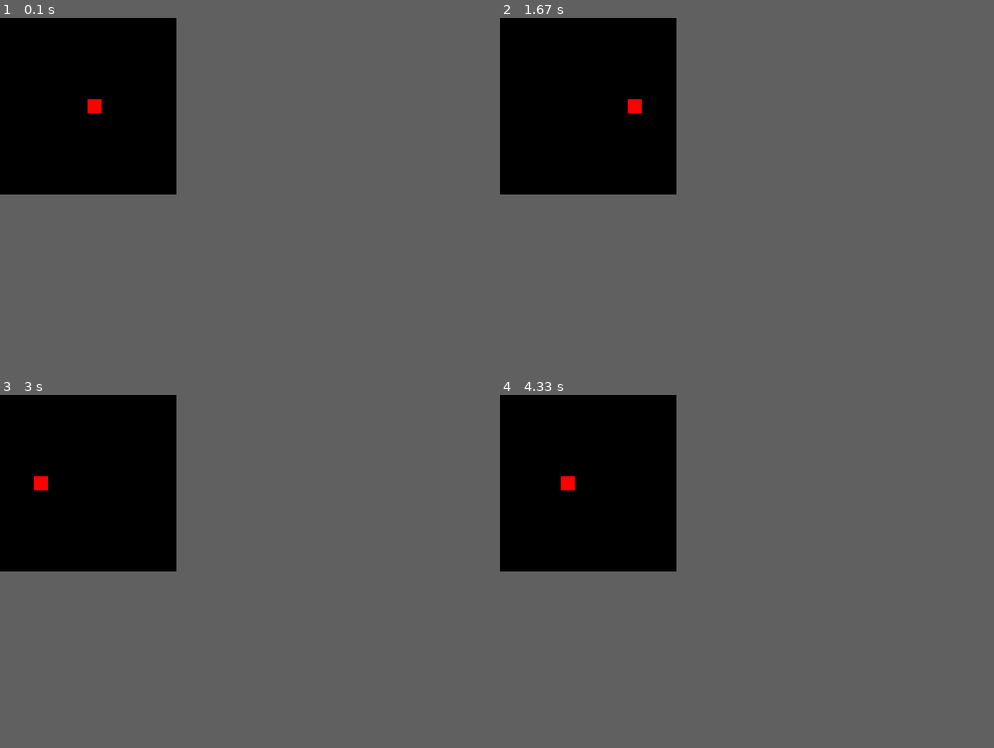
Above: before the commit, frames 1-4 (two rows, left to right).
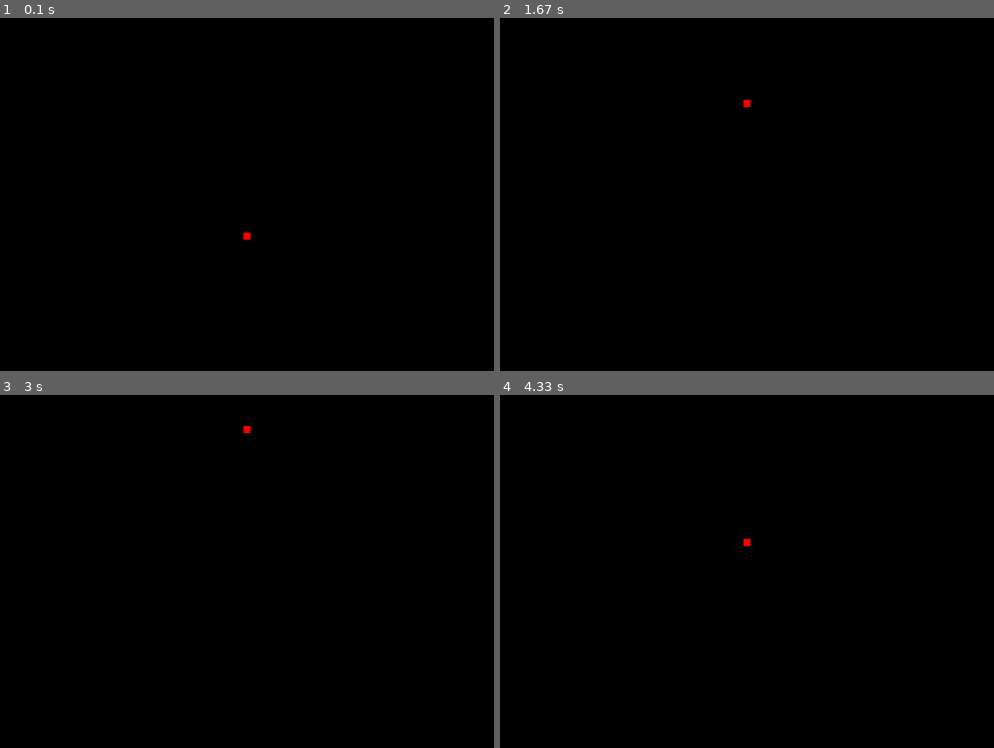
Above: after the commit, the same moments.

Repository: Domroon/pygame-experiments
Game: pygame game, started from myExperiments/experiments.py
Same seed, same stepped clock (60 frames per second), same inputs: the game is played once before the commit and once after it.
Inputs:
- Up to frame 1 (0.1 s): no input
- Up to frame 2 (1.67 s): no input
- Up to frame 3 (3 s): no input
- Up to frame 4 (4.33 s): no input
In our replay, the window is 250x250 before the commit and 700x500 after it. These sizes can differ from the game's own. Grey fills any space a smaller window leaves; there, only what the larger window draws over its background counts as a difference.

The runs differ from the first frame. In frame 1, 0.1% of the frame differs, in the area x 17-51%, y 23-63%; in frame 2, 0.1%; in frame 3, 0.1%; in frame 4, 0.1%.

Commit message:
collision with borders works correct

Diff:
--- a/myExperiments/experiments.py
+++ b/myExperiments/experiments.py
@@ -3,8 +3,8 @@
 
 pygame.init()
 
-screenWidth = 250
-screenHeight = 250
+screenWidth = 700
+screenHeight = 500
 
 window = pygame.display.set_mode((screenWidth, screenHeight))
 
@@ -14,13 +14,14 @@
 
 
 class SnakeStartRect:
-    def __init__(self, x, y, width, height, color, velocity):
+    def __init__(self, x, y, width, height, color, x_velocity, y_velocity):
         self.x = x
         self.y = y
         self.width = width
         self.height = height
         self.color = color
-        self.velocity = velocity
+        self.x_velocity = x_velocity
+        self.y_velocity = y_velocity
 
     def draw(self, window):
         pygame.draw.rect(window, self.color, (self.x, self.y, self.width, self.height))
@@ -34,15 +35,16 @@
 
 def main():
     # define middle of the rectangle
-    rectWidth = 20
-    rectHeight = 20
+    rectWidth = 10
+    rectHeight = 10
     middleXofRect = (screenWidth-rectWidth)/2
     middleYofRect = (screenHeight-rectHeight)/2
 
     # initialize one Rectangle - Object
-    randomStartXvelocity = random.randint(-2, 2)
-    randomStartXvelocity = random.randint(-2, 2)
-    startRect = SnakeStartRect(middleXofRect, middleYofRect, rectWidth, rectHeight, (255, 0, 0), 1)
+    randomStartXvelocity = random.randint(-1, 1)
+    randomStartYvelocity = random.randint(-1, 1)
+    startRect = SnakeStartRect(middleXofRect, middleYofRect+70,
+                               rectWidth, rectHeight, (255, 0, 0), randomStartXvelocity, randomStartYvelocity)
 
     # Screen Borders
     rightScreenBorder = screenWidth - startRect.width
@@ -50,21 +52,29 @@
     topScreenBorder = 0
     bottomScreenBorder = screenHeight - startRect.height
 
+    #x - Directions
+    x_directions = [-1, 0, 1]
+    y_directions = [-1, 0, 1]
+
     run = True
     while run:
-        clock.tick(100)  # fps = 27
+        clock.tick(500)  # fps = 27
 
         for event in pygame.event.get():
             if event.type == pygame.QUIT:
                 run = False
 
-        startRect.x += startRect.velocity
-        # startRect.y += startRect.velocity
+        startRect.x += startRect.x_velocity
+        startRect.y += startRect.y_velocity
 
-        if startRect.x > rightScreenBorder or startRect.x == leftScreenBorder:
-            startRect.velocity *= -1
-        elif startRect.y == topScreenBorder or startRect.y > bottomScreenBorder:
-            startRect.velocity *= -1
+        if startRect.y == topScreenBorder:
+            startRect.y_velocity *= -1
+        if startRect.x == rightScreenBorder:
+            startRect.x_velocity *= -1
+        if startRect.y == bottomScreenBorder:
+            startRect.y_velocity *= -1
+        if startRect.x == leftScreenBorder:
+            startRect.x_velocity *= -1
 
         redraw(startRect)
 
